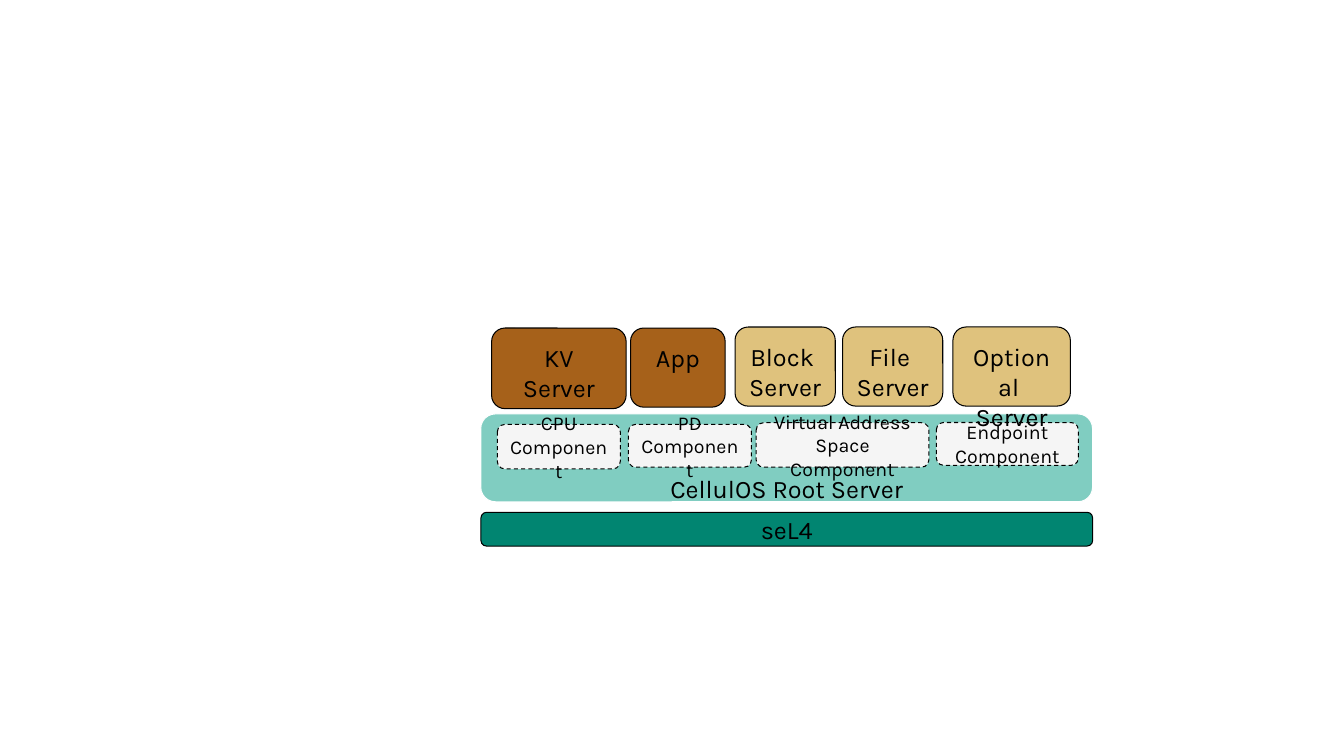
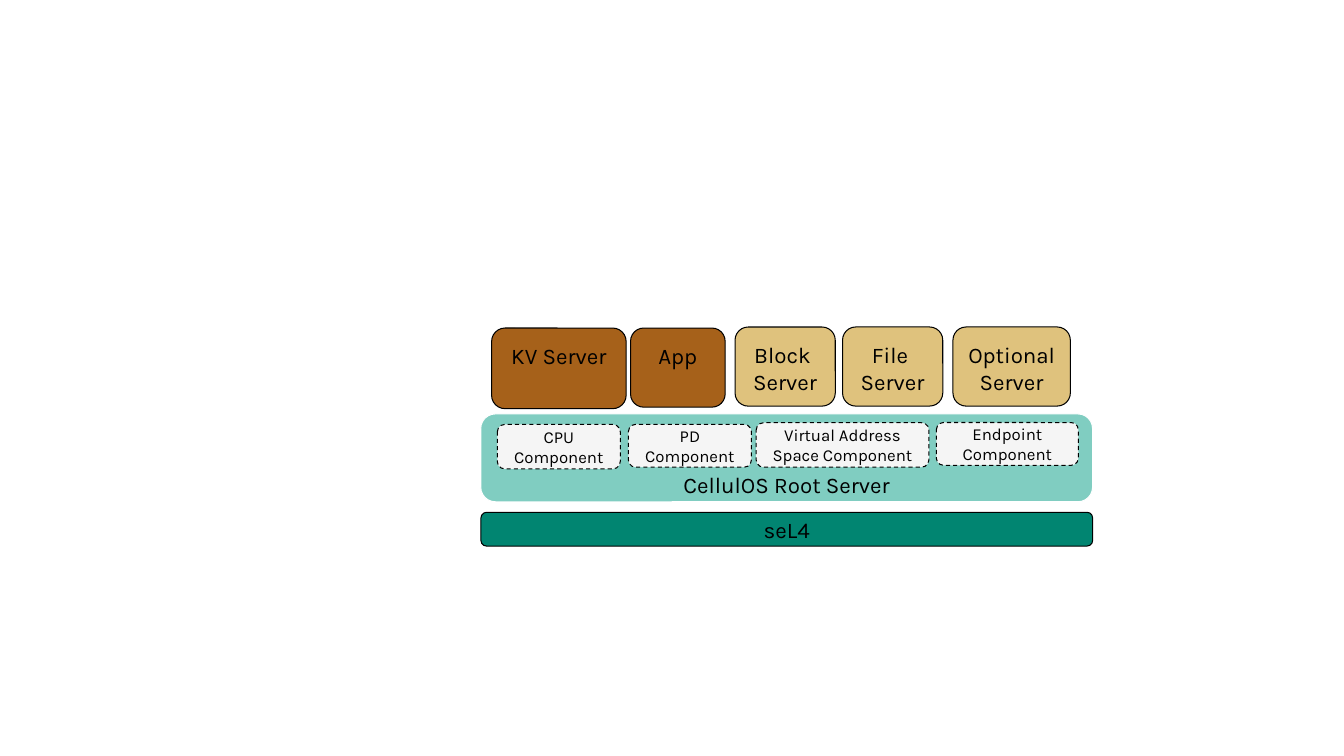
Before and after one commit to sid-agrawal/CellulOS-Docs, a slide deck: slide 1 of docs/source/figures/CellulOS_Arch.pptx. Drawn at 1344x756 pixels with LibreOffice and Linux fonts; fonts in the diff are those of the drawing. Boxes give left, top, right and bottom in pixels: in the first picture for what was removed or moved away, otherwise in the second. Text is boxed around its words. In the diff, an @@ line names an element or a change of style, - is before the commit and + after.

```diff
--- a/docs/source/figures/CellulOS_Arch.pptx
+++ b/docs/source/figures/CellulOS_Arch.pptx
@@ size 18 to 16 pt in 7 elements at (481,414,1093,502), (492,328,626,408), (481,512,1093,546), (735,327,835,406), (843,327,943,406), (631,328,726,407), (953,327,1070,406) @@
@@ size 14 to 12 pt in 4 elements at (497,424,620,469), (756,422,929,467), (629,424,752,467), (937,422,1079,465) @@
```
Also in this commit, not shown: 2 other files.
